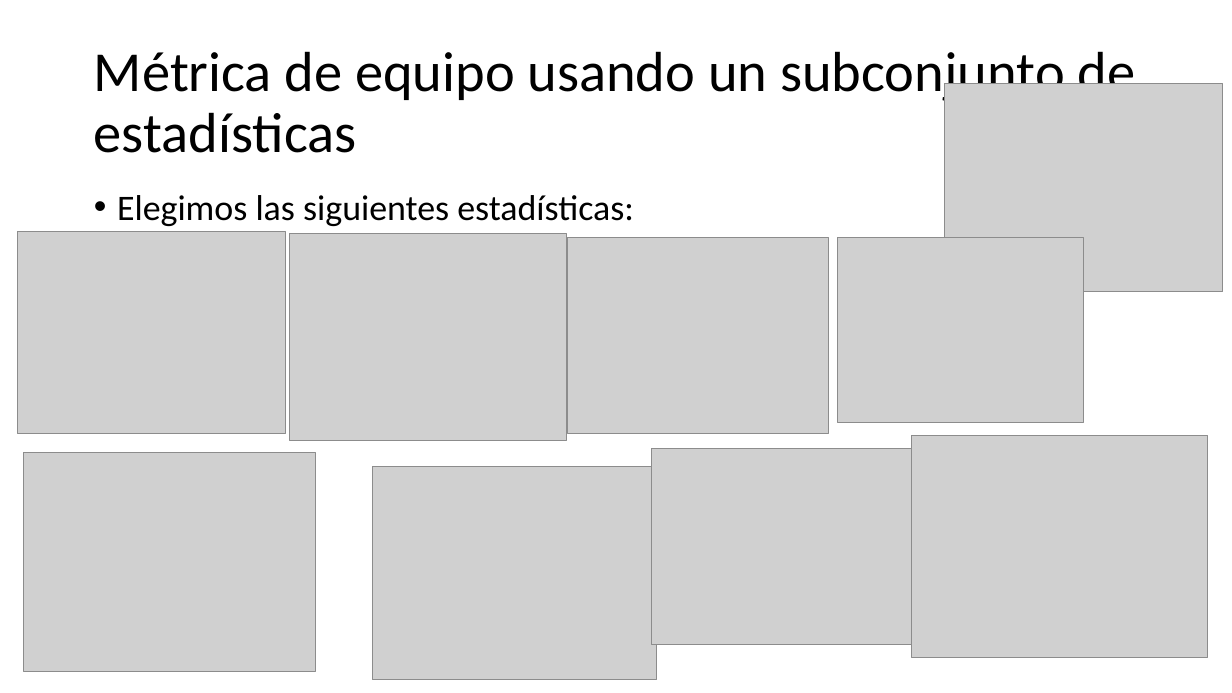
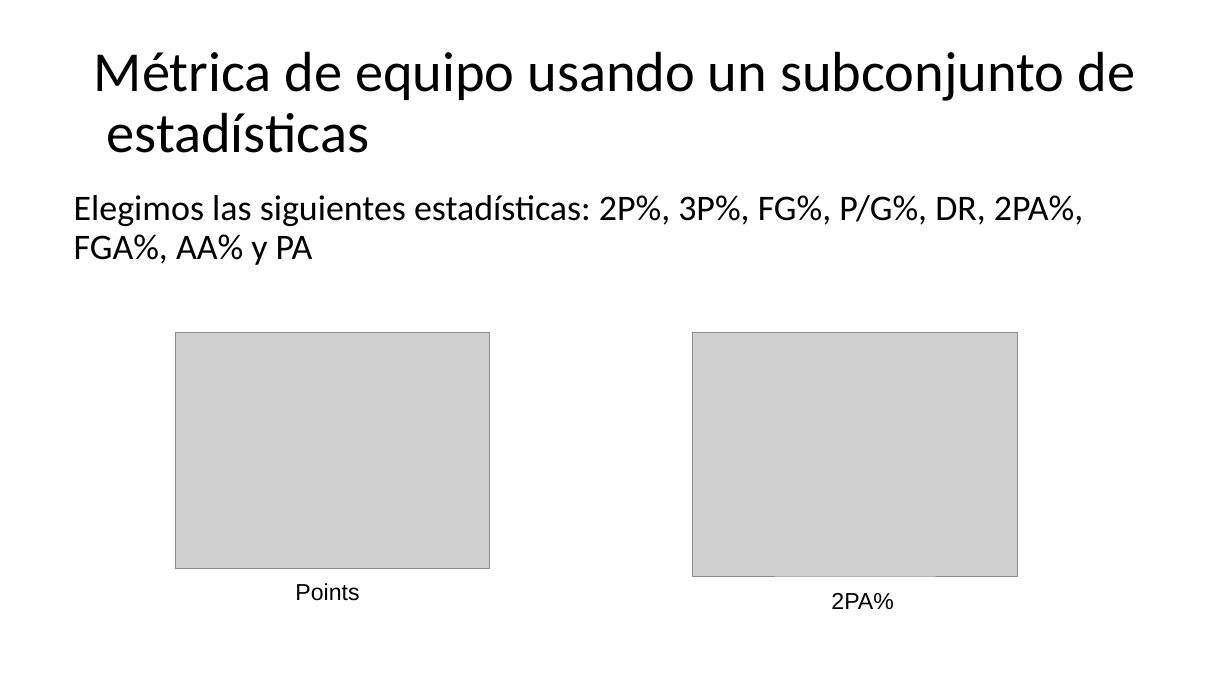
Before and after one commit to mnsantos/metnum-tp3, a slide deck: slide 5 of presentacion/MetnumBall.pptx. Drawn at 1232x693 pixels with LibreOffice and Linux fonts; fonts in the diff are those of the drawing; grey boxes stand for pictures. Boxes give left, top, right and bottom in pixels: in the first picture for what was removed or moved away, otherwise in the second. Text is boxed around its words. In the diff, an @@ line names an element or a change of style, - is before the commit and + after.

```diff
--- a/presentacion/MetnumBall.pptx
+++ b/presentacion/MetnumBall.pptx
@@ text "Métrica de equipo usando un ..." rewrapped from [94,44,1136,153] to [94,51,1135,153] @@
@@ text at [74,195,1083,265]: text changed @@
-• Elegimos las siguientes estadísticas:
+Elegimos las siguientes estadísticas: 2P%, 3P%, FG%, P/G%, DR, 2PA%, FGA%, AA% y PA
@@ picture removed at [290,233,567,440] @@
@@ picture removed at [567,238,828,433] @@
@@ picture removed at [837,238,1084,422] @@
@@ picture: place and size @@
-picture at [17,232,286,433]
+picture at [176,333,490,568]
@@ picture: place and size @@
-picture at [945,83,1223,292]
+picture at [693,333,1018,576]
@@ picture removed at [652,449,912,645] @@
@@ picture removed at [912,435,1208,657] @@
@@ picture removed at [24,453,315,671] @@
@@ picture removed at [372,467,657,680] @@
@@ text added at [295,583,359,601], 18 pt, text #000000 @@
+Points
@@ text added at [831,593,893,609], 18 pt, text #000000 @@
+2PA%
```
Also in this commit, not shown: 8 other slides changed, 1 slide removed.
